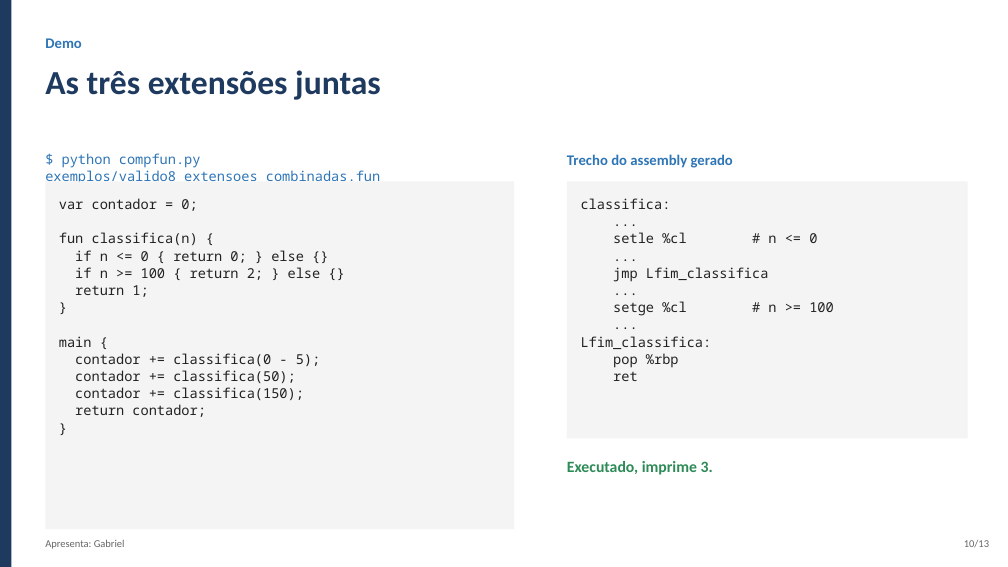
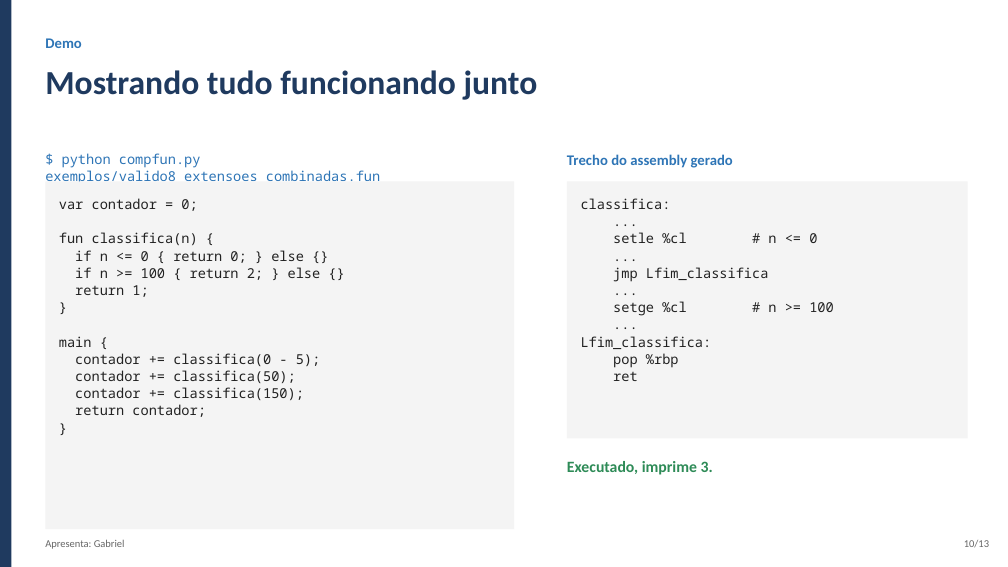
Before and after one commit to gabrielbribeiroo/CompilerConstruction_UFPB, a slide deck: slide 10 of apresentacao-projeto-final/apresentacao.pptx. Drawn at 1008x567 pixels with LibreOffice and Linux fonts; fonts in the diff are those of the drawing. Boxes give left, top, right and bottom in pixels: in the first picture for what was removed or moved away, otherwise in the second. Text is boxed around its words. In the diff, an @@ line names an element or a change of style, - is before the commit and + after.

Commit message:
docs(projeto-final): deixa o roteiro mais humano e focado nas extensoes
Reescreve as falas do roteiro num tom de conversa, sem jargao tecnico
sem explicacao, e ajusta os slides pra combinar (menos codigo/BNF,
mais exemplos do tipo "antes e depois" mostrando o que cada extensao
muda na pratica).

```diff
--- a/apresentacao-projeto-final/apresentacao.pptx
+++ b/apresentacao-projeto-final/apresentacao.pptx
@@ text at box(45, 70, 538, 100): text changed @@
-As três extensões juntas
+Mostrando tudo funcionando junto
```
Also in this commit, not shown: 5 other slides changed, 5 slides added, 5 slides removed, 2 other files.
